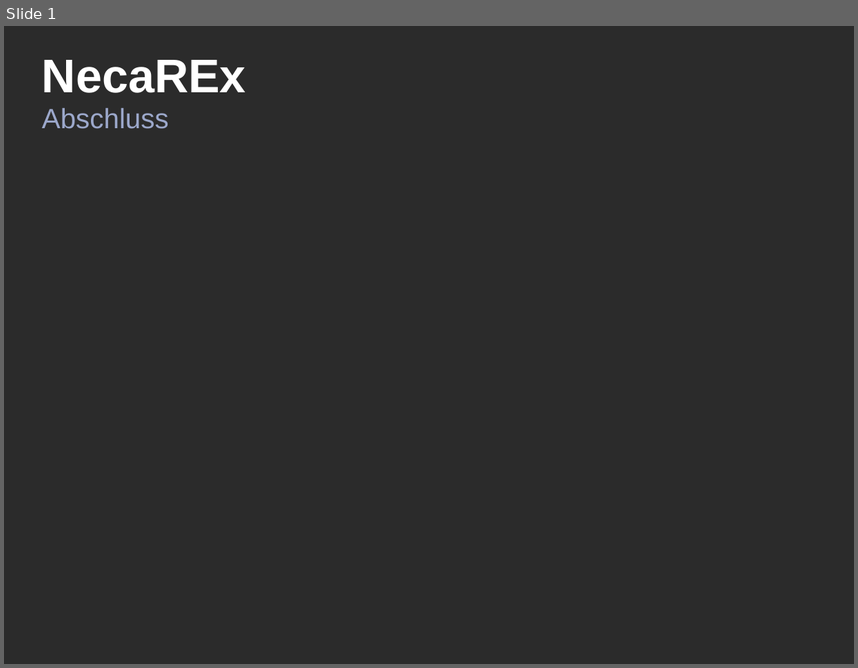
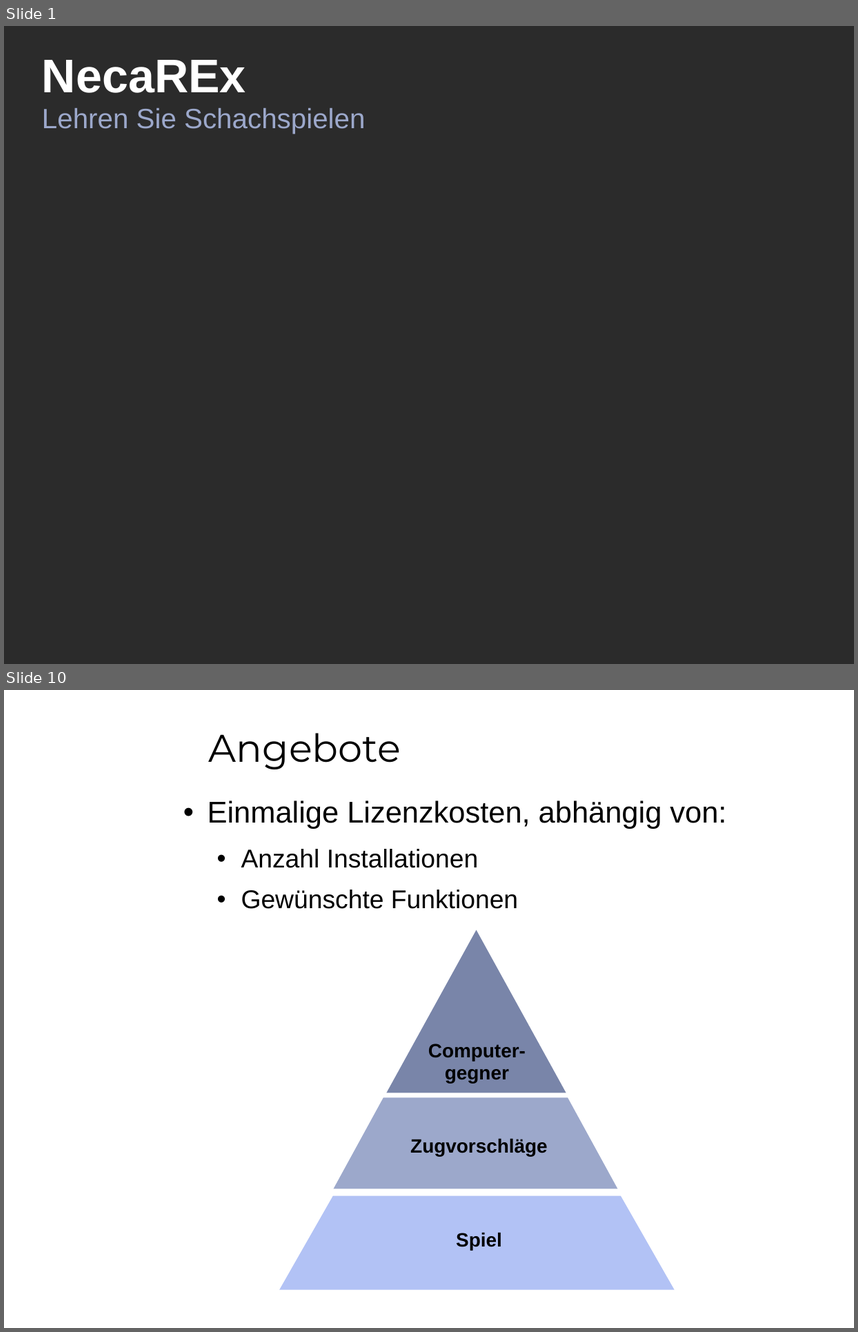
Before and after one commit to sprengmeister/IT10-t_SWE1_chess, a slide deck: Planung/04_Resultate/Resultate.pptx. Shown one above the other, each under a label of ours: slide 1 before the commit, slides 1 and 10 after it; the slides between them are not shown. The pictures are 858x668 and 858x1332 pixels, drawn with LibreOffice and Linux fonts; fonts in the diff are those of the drawing; background and template pictures are left out; a plain dark background stands for a picture behind light text. Boxes give left, top, right and bottom in pixels: in the first picture for what was removed or moved away, otherwise in the second. Text is boxed around its words. In the diff, an @@ line names an element or a change of style, - is before the commit and + after.

```diff
--- a/Planung/04_Resultate/Resultate.pptx
+++ b/Planung/04_Resultate/Resultate.pptx
@@ slide 10 added at [4, 690, 854, 1328], background picture (left out) @@
@@ text added at [209, 733, 401, 769], 36 pt, text #000000 @@
+Angebote
@@ text added at [208, 800, 726, 909], 24 pt, text #000000 @@
+• Einmalige Lizenzkosten, abhängig von:
+  • Anzahl Installationen
+  • Gewünschte Funktionen
@@ triangle added at [387, 930, 566, 1093], fill #7985A9 @@
@@ text added at [428, 1043, 526, 1083], 18 pt, text #000000, bold @@
+Computer-
+gegner
@@ freeform shape added at [333, 1097, 618, 1188], fill #9CA8CB @@
@@ text added at [410, 1138, 547, 1156], 18 pt, text #000000, bold @@
+Zugvorschläge
@@ freeform shape added at [279, 1196, 675, 1290], fill #B2C2F5 @@
@@ text added at [456, 1232, 502, 1250], 18 pt, text #000000, bold @@
+Spiel
@@ slide 1 changed as well @@
@@ title at [42, 60, 365, 134]: text changed @@
-NecaREx
-Abschluss
+NecaREx
+Lehren Sie Schachspielen
```
Also in this commit, not shown: 2 other slides changed, 7 other slides added, 8 slides removed, 1 other file.
